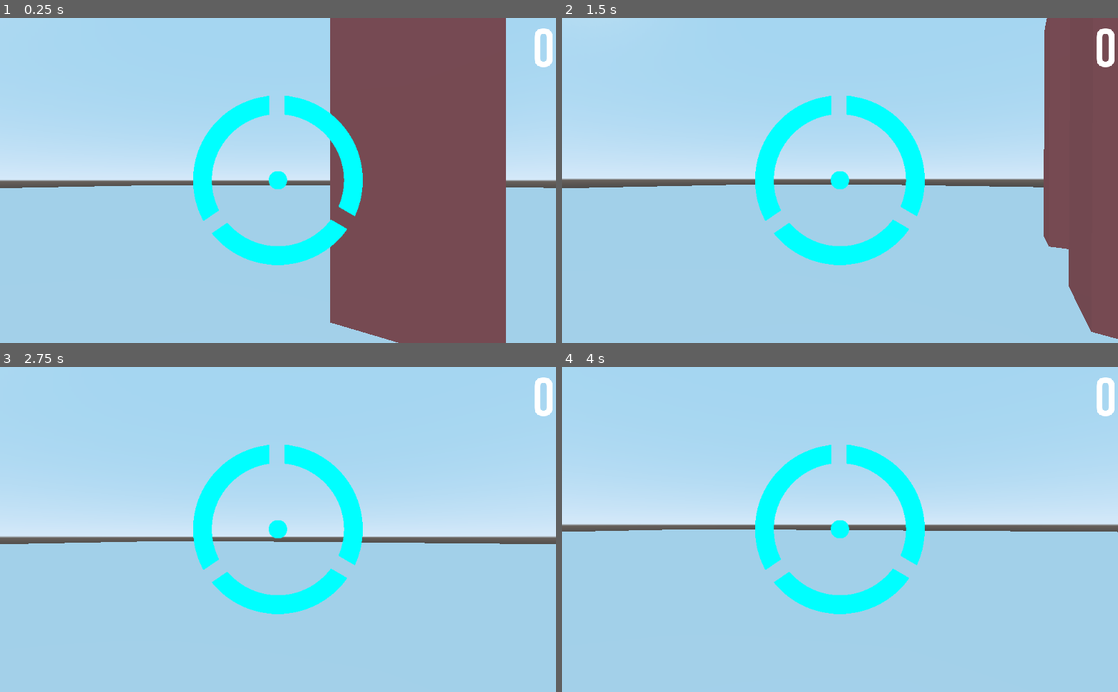
Above: before the commit, frames 1-4 (two rows, left to right).
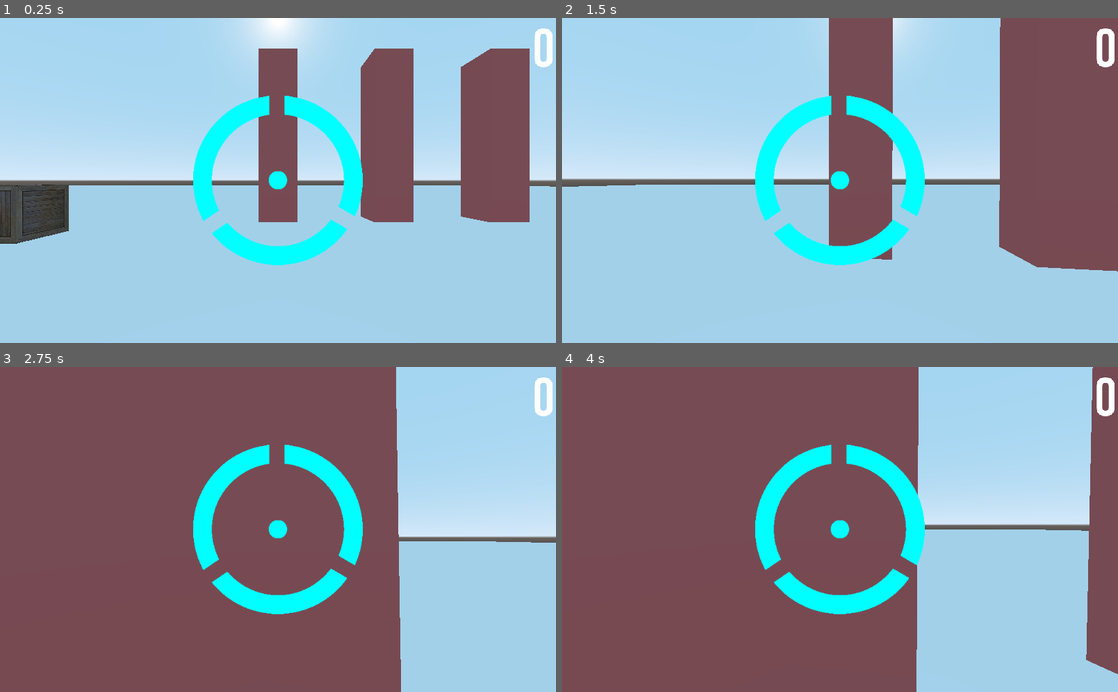
Above: after the commit, the same moments.

Repository: nuzcraft/intermediate_book
Game: Godot game, scene res://training_camp/training_camp.tscn
Same seed, same stepped clock (60 frames per second), same inputs: the game is played once before the commit and once after it.
Inputs (mouse positions are in pixels of both pictures, inside the frame that each line leads up to):
- Up to frame 1 (0.25 s): no input
- Up to frame 2 (1.5 s): move the mouse to (867, 180) at 0.52 s; hold Up (move_forward) from 0.53 s (still down); tap F (fire) at 0.6, 1.35 s; tap Space (jump) at 0.77 s; move the mouse to (812, 180) at 1.27 s
- Up to frame 3 (2.75 s): keep holding Up (move_forward); tap Space (jump) at 1.52 s; move the mouse to (289, 523) at 2.02 s; tap F (fire) at 2.1 s
- Up to frame 4 (4 s): keep holding Up (move_forward); move the mouse to (834, 536) at 2.77 s; tap F (fire) at 2.85, 3.6 s; tap Space (jump) at 3.02, 3.77 s; move the mouse to (878, 532) at 3.52 s

The runs differ from the first frame. In frame 1, 30% of the frame differs, in the area x 0-100%, y 0-100%; in frame 2, 15%; in frame 3, 67%; in frame 4, 64%.

Commit message:
add ammo box

Diff:
--- a/Player.gd
+++ b/Player.gd
@@ -83,6 +83,11 @@
 			print("Congratulations!")
 			user_message.set_text("CONGRATULATIONS")
 			message_timer.start()
+		elif (collision.collider.is_in_group("ammo_gun")):
+			gun_ammo += 5
+			if (gun_ammo > 10):
+				gun_ammo = 10
+			collision.collider.queue_free()
 
 
 func _process(delta):#not physics related
--- a/training_camp/training_camp.tscn
+++ b/training_camp/training_camp.tscn
@@ -6,12 +6,16 @@
 [ext_resource path="res://crossHair.png" type="Texture" id=4]
 [ext_resource path="res://training_camp/crosshair.gd" type="Script" id=5]
 [ext_resource path="res://training_camp/ManageNPC.gd" type="Script" id=6]
+[ext_resource path="res://box_texture.jpg" type="Texture" id=7]
 
 [sub_resource type="BoxShape" id=1]
 
 [sub_resource type="SpatialMaterial" id=2]
 albedo_texture = ExtResource( 3 )
 uv1_scale = Vector3( 10, 10, 10 )
+
+[sub_resource type="SpatialMaterial" id=12]
+albedo_texture = ExtResource( 7 )
 
 [sub_resource type="DynamicFont" id=8]
 size = 100
@@ -37,8 +41,17 @@
 [node name="CSGBox" type="CSGBox" parent="ground/CollisionShape"]
 material = SubResource( 2 )
 
+[node name="ammo" type="StaticBody" parent="." groups=["ammo_gun"]]
+transform = Transform( 1, 0, 0, 0, 1, 0, 0, 0, 1, -10, 2, 4 )
+
+[node name="CollisionShape" type="CollisionShape" parent="ammo"]
+shape = SubResource( 1 )
+
+[node name="CSGBox" type="CSGBox" parent="ammo/CollisionShape"]
+material = SubResource( 12 )
+
 [node name="player" parent="." instance=ExtResource( 2 )]
-transform = Transform( -0.477603, 0, 0.878576, 0, 1, 0, -0.878576, 0, -0.477603, 0, 2.07205, 0 )
+transform = Transform( -1, 0, -8.74228e-08, 0, 1, 0, 8.74228e-08, 0, -1, 0, 2.07205, 13 )
 
 [node name="message" type="Label" parent="."]
 margin_right = 628.0
Not shown: 1 places in training_camp/training_camp.tscn that only renumber resources
